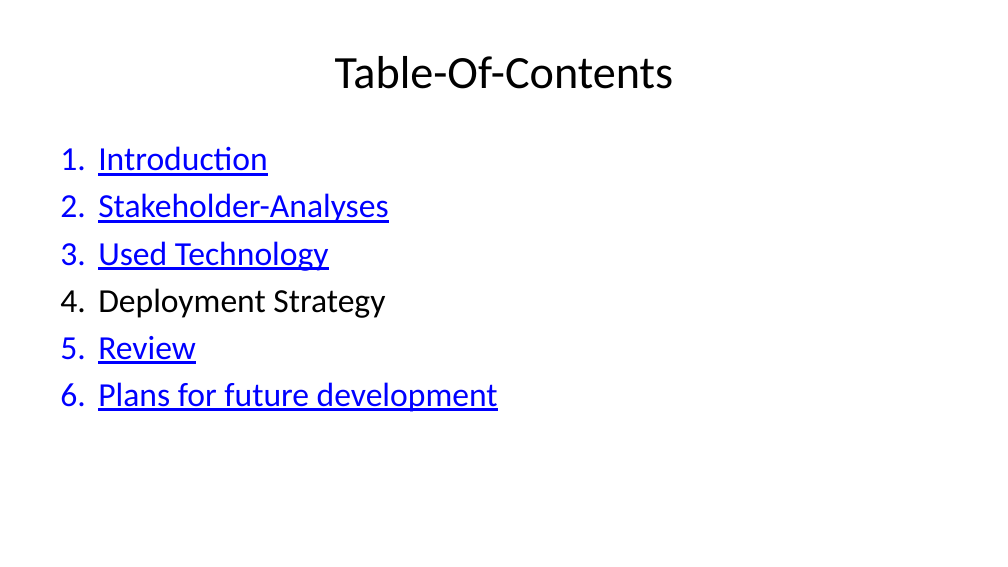
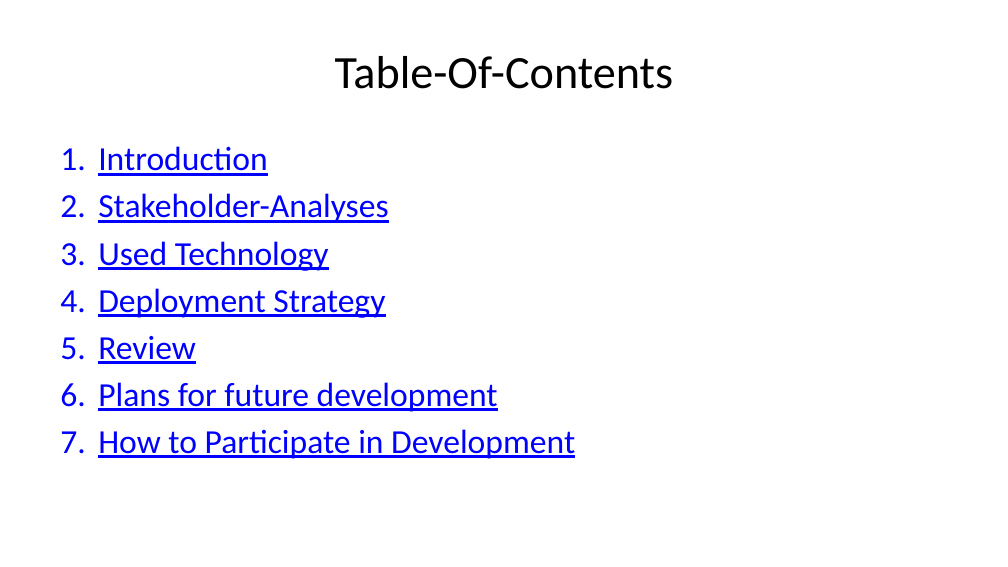
Before and after one commit to EvilWeasel/knowledge-hub, a slide deck: slide 3 of readme.pptx. Drawn at 1008x567 pixels with LibreOffice and Linux fonts; fonts in the diff are those of the drawing. Boxes give left, top, right and bottom in pixels: in the first picture for what was removed or moved away, otherwise in the second. Text is boxed around its words. In the diff, an @@ line names an element or a change of style, - is before the commit and + after.

Commit message:
präsentation done; next task: plan further development

```diff
--- a/readme.pptx
+++ b/readme.pptx
@@ text at [98,288,385,318]: text colour #000000 to #0000FF, underline on in "Deployment Strategy" @@
@@ text at [98,429,575,459]: paragraph added @@
+7. How to Participate in Development
```
Also in this commit, not shown: 1 other slide changed, 2 slides added, 2 other files.
